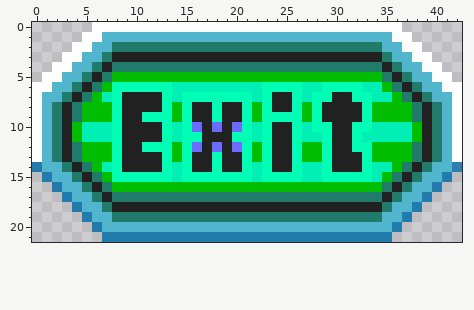
One commit to this pixel-art sprite: Assets/Art/Sprites/Exit.png. This is how it looked before the edit.
The file is 43x22 pixels. Colours within 5 levels of each other are drawn and written as one.
After:
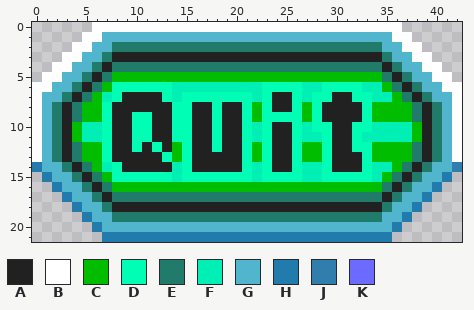
Palette (. is transparent): A #212121  B #ffffff  C #00bd00  D #00ffb5  E #217b6b  F #00efb5  G #52b5ce  H #217bad  J #307eae  K #6b6bff
Edits made:
@@ x 5..22 @@
  7 ECFDAAAADFDDDDDDDF
- 8 CCCDAAAADCDAADAADC
- 9 CCCDAADDDCDAADAADC
-10 FFFDAAAADFDKAKAKDF
-11 FFFDAAAADFDDAAADDF
-12 CCCDAADDDCDKAKAKDC
-13 CCCDAAAADCDAADAADC
-14 ECFDAAAADFDAADAADF
+ 8 CCDAAAAAADDAADAADC
+ 9 CCDAADDAADDAADAADC
+10 FFDAADDAADDAADAADF
+11 FFDAADDAADDAADAADF
+12 CCDAADADACDAADAADC
+13 CCDAAAAADCDAAAAADC
+14 ECFDAAAAAFDAAAAADF
 15 AECDDDDDDFDDDDDDDF
Pixel boxes of the changes (left, top, right, bottom) in both pictures:
changed: (102, 102, 242, 172)
